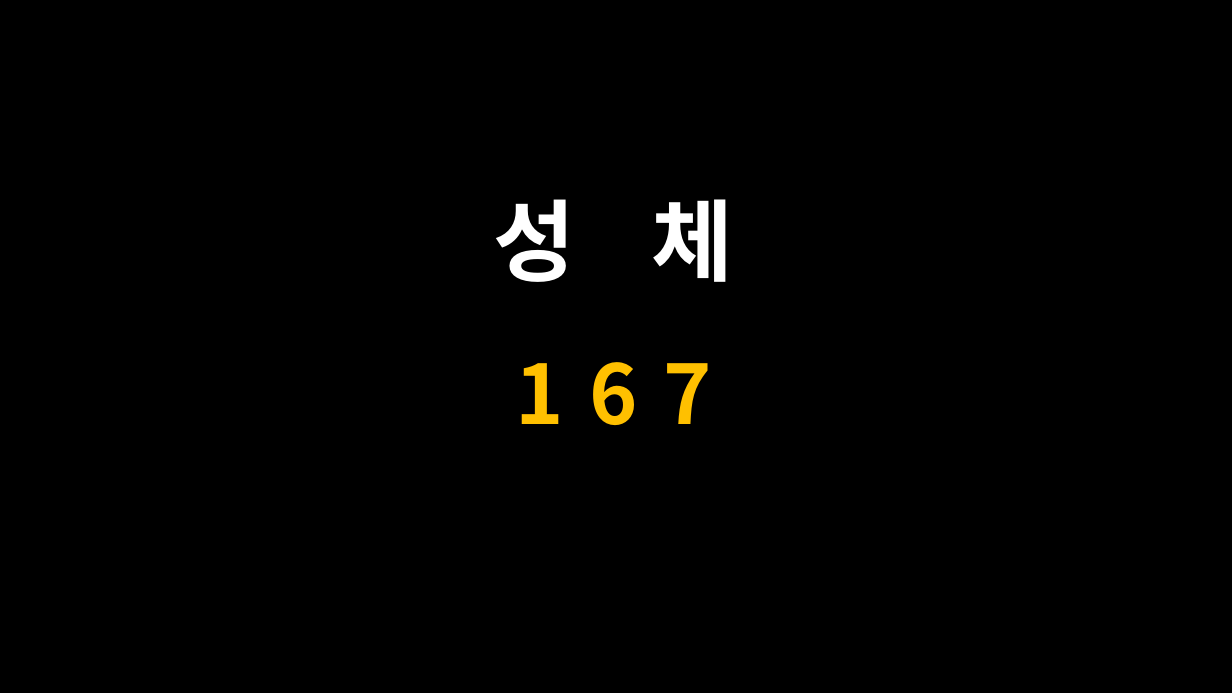
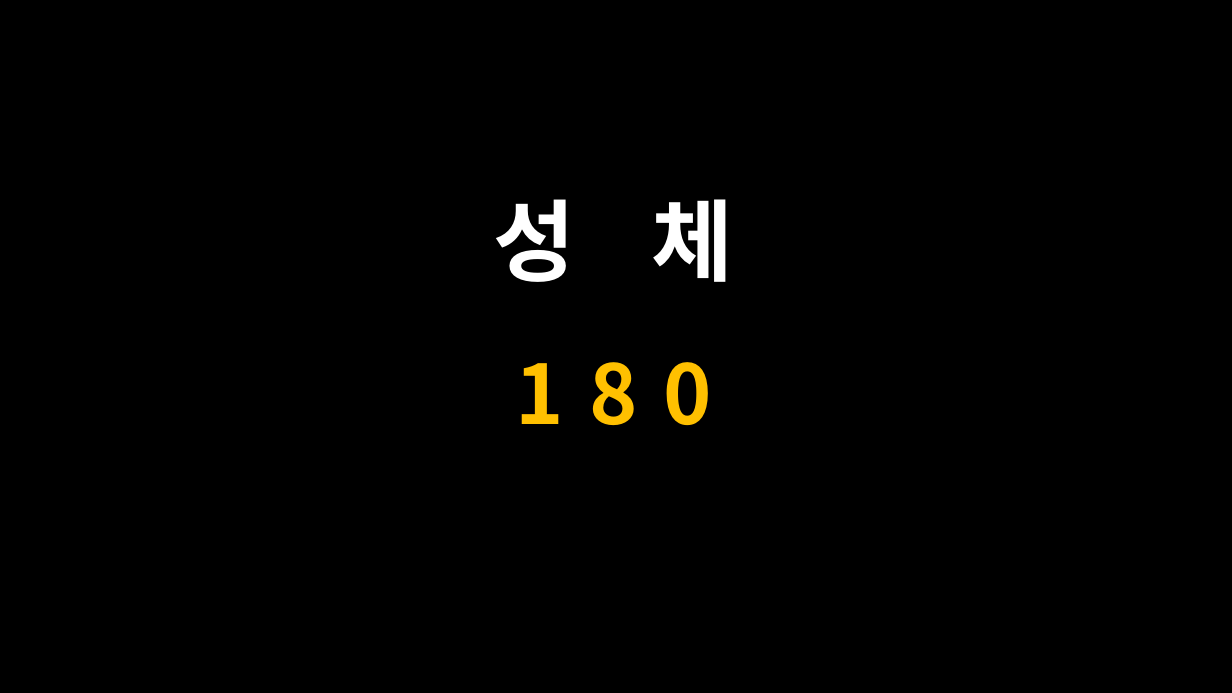
Before and after one commit to scottpark/missa_ppt, a slide deck: slide 118 of 20260726/20260726_연중 제17주일.pptx (slide 124 before the commit). Drawn at 1232x693 pixels with LibreOffice and Linux fonts; fonts in the diff are those of the drawing. Boxes give left, top, right and bottom in pixels: in the first picture for what was removed or moved away, otherwise in the second. Text is boxed around its words. In the diff, an @@ line names an element or a change of style, - is before the commit and + after.

```diff
--- a/20260726/20260726_연중 제17주일.pptx
+++ b/20260726/20260726_연중 제17주일.pptx
@@ text at bbox=[515, 362, 711, 425]: text changed @@
-167
+180
```
Also in this commit, not shown: 10 other slides changed, 20 slides added, 35 slides removed, 9 other files.
